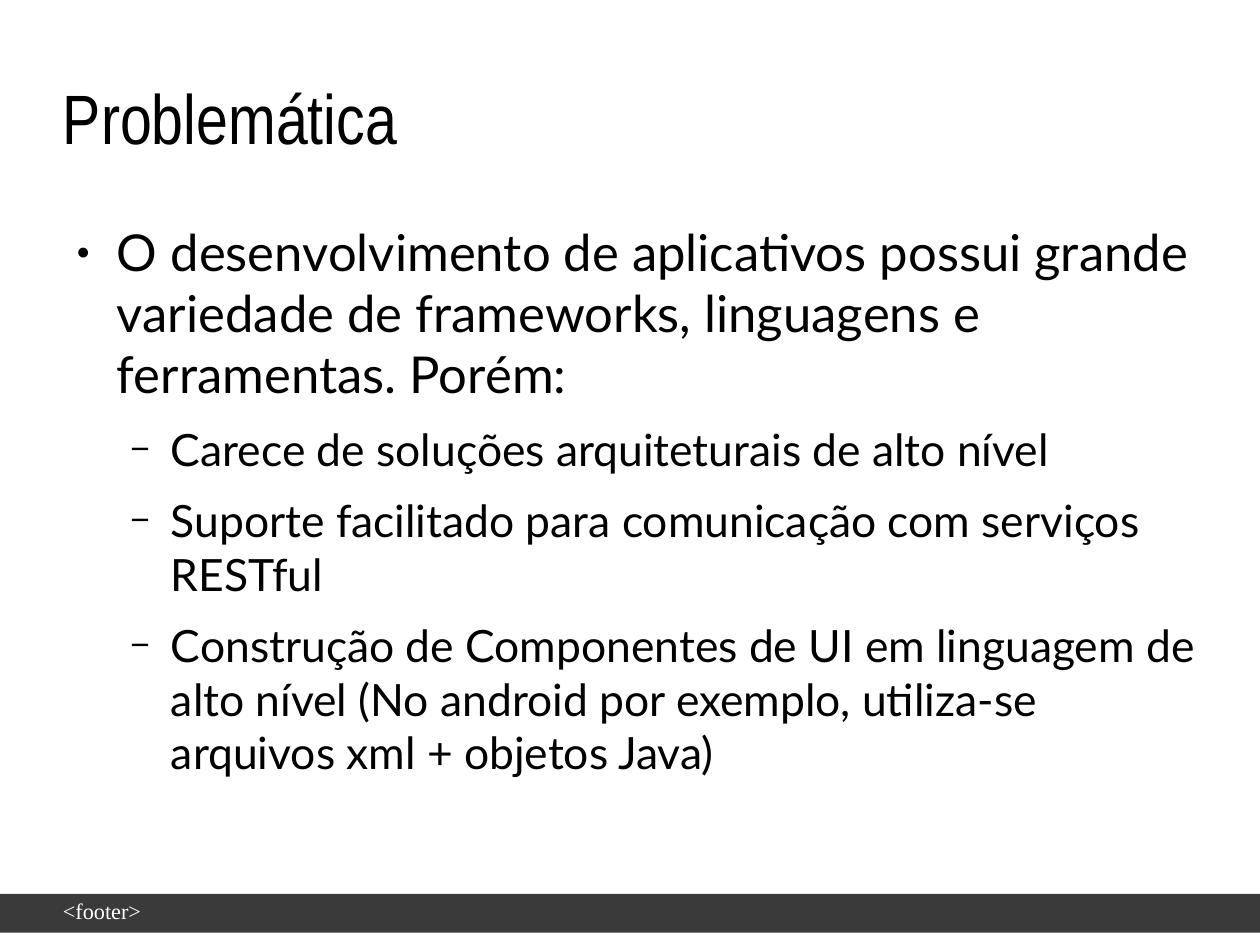
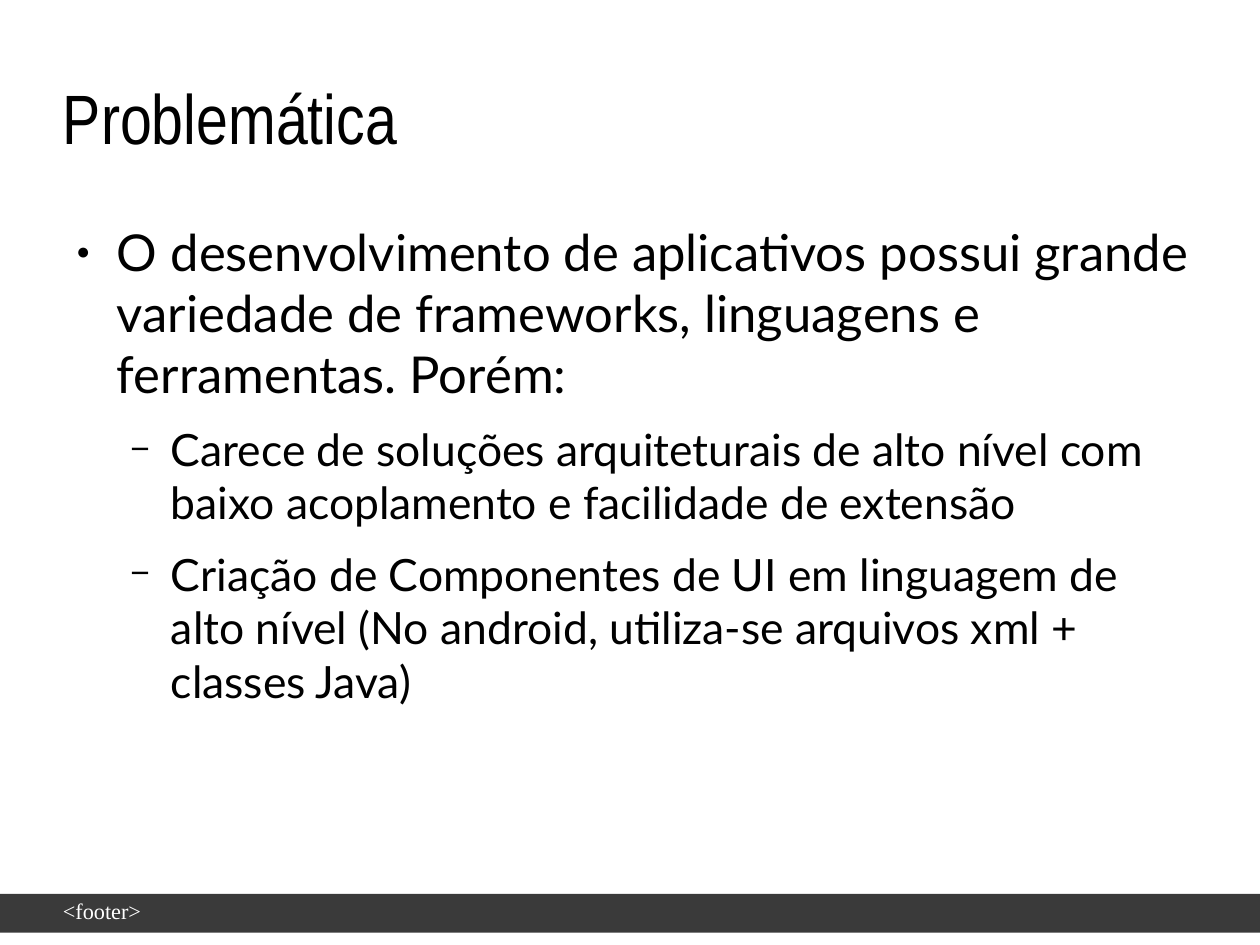
Before and after one commit to enoquesantos/tcc-latex, a slide deck: slide 3 of slide-defesa/Apresentação-EnoqueJoseneas.odp. Drawn at 1260x945 pixels with LibreOffice and Linux fonts; fonts in the diff are those of the drawing; background and template pictures are left out. Boxes give left, top, right and bottom in pixels: in the first picture for what was removed or moved away, otherwise in the second. Text is boxed around its words. In the diff, an @@ line names an element or a change of style, - is before the commit and + after.

Commit message:
Atualizado o Slide da apresentação + arquivo PDF

```diff
--- a/slide-defesa/Apresentação-EnoqueJoseneas.odp
+++ b/slide-defesa/Apresentação-EnoqueJoseneas.odp
@@ text at bbox=[171, 433, 1143, 705]: text changed @@
-  − Carece de soluções arquiteturais de alto nível
-  − Suporte facilitado para comunicação com serviços RESTful
-  − Construção de Componentes de UI em linguagem de alto nível (No android por exemplo, utiliza-se arquivos xml + objetos Java)
+  − Carece de soluções arquiteturais de alto nível com baixo acoplamento e facilidade de extensão
+  − Criação de Componentes de UI em linguagem de alto nível (No android, utiliza-se arquivos xml + classes Java)
```
Also in this commit, not shown: 6 other slides changed, 9 slides added, 2 slides removed, 1 other file.
